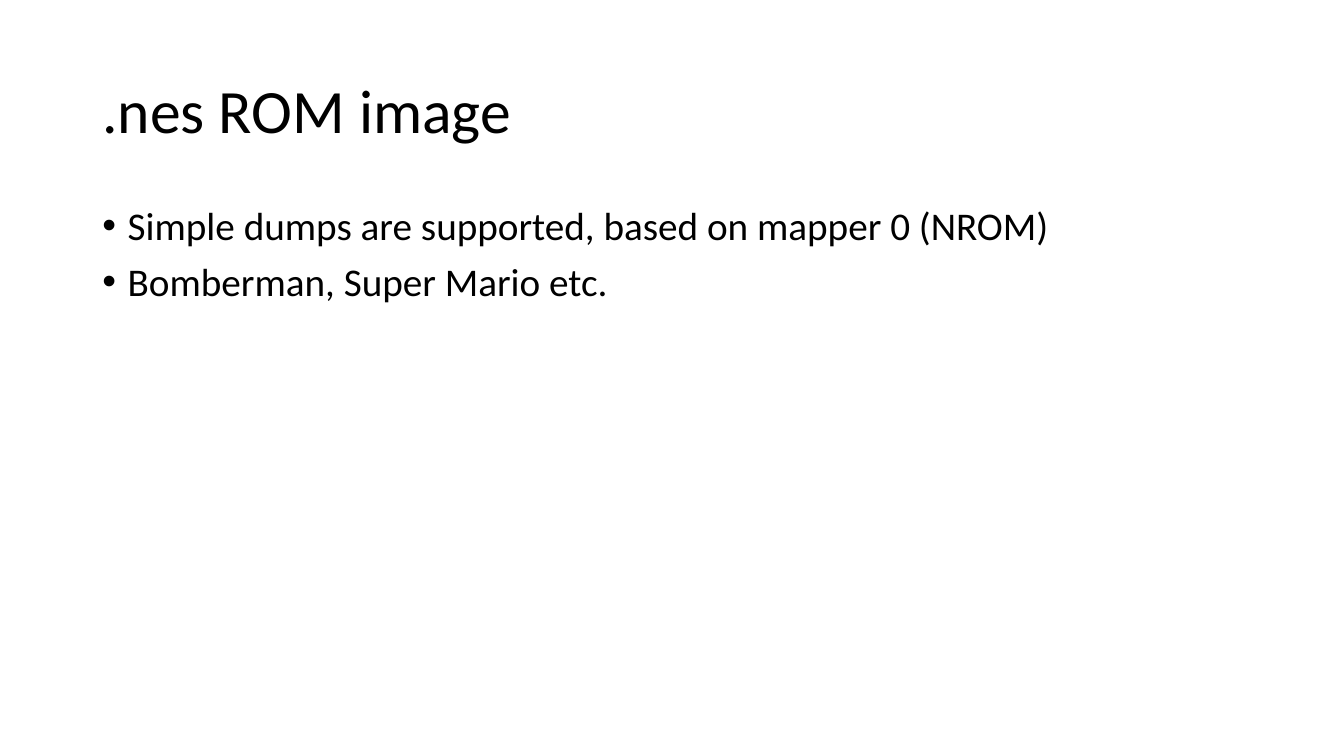
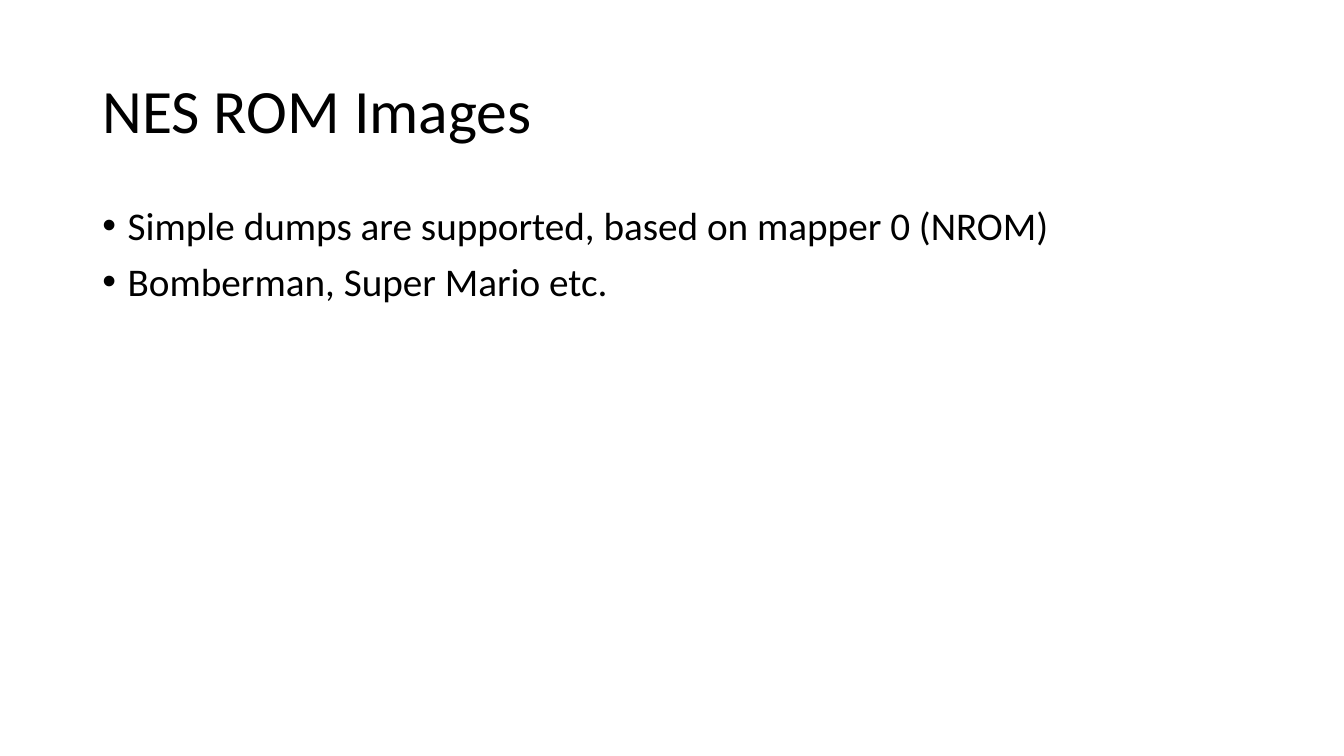
Before and after one commit to emu-russia/breaknes, a slide deck: slide 6 of UserManual/PPUPlayer/PPU_Player_Eng.pptx. Drawn at 1344x756 pixels with LibreOffice and Linux fonts; fonts in the diff are those of the drawing. Boxes give left, top, right and bottom in pixels: in the first picture for what was removed or moved away, otherwise in the second. Text is boxed around its words. In the diff, an @@ line names an element or a change of style, - is before the commit and + after.

```diff
--- a/UserManual/PPUPlayer/PPU_Player_Eng.pptx
+++ b/UserManual/PPUPlayer/PPU_Player_Eng.pptx
@@ title at [102, 93, 531, 144]: text changed @@
-.nes ROM image
+NES ROM Images
```
Also in this commit, not shown: 1 other slide changed, 3 slides added, 3 other files.
